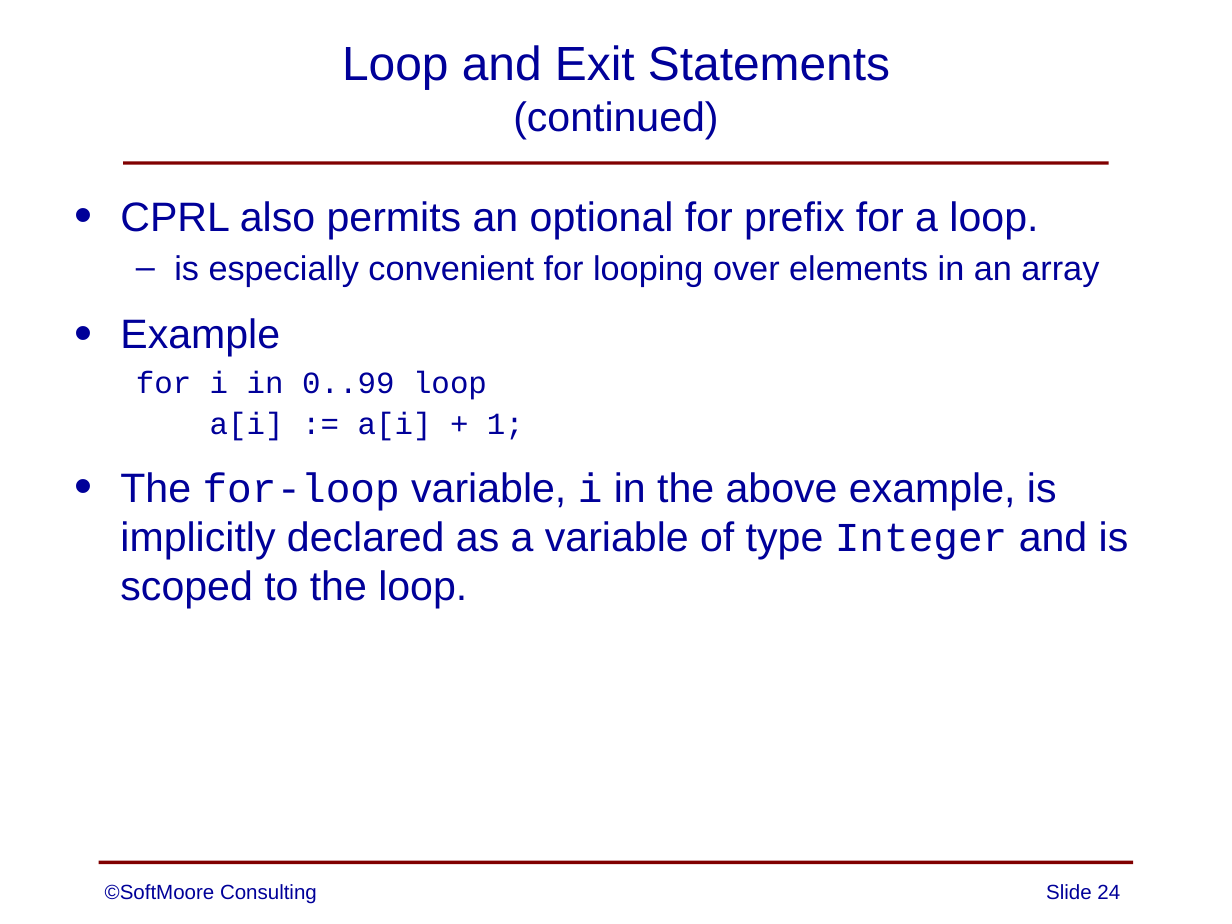
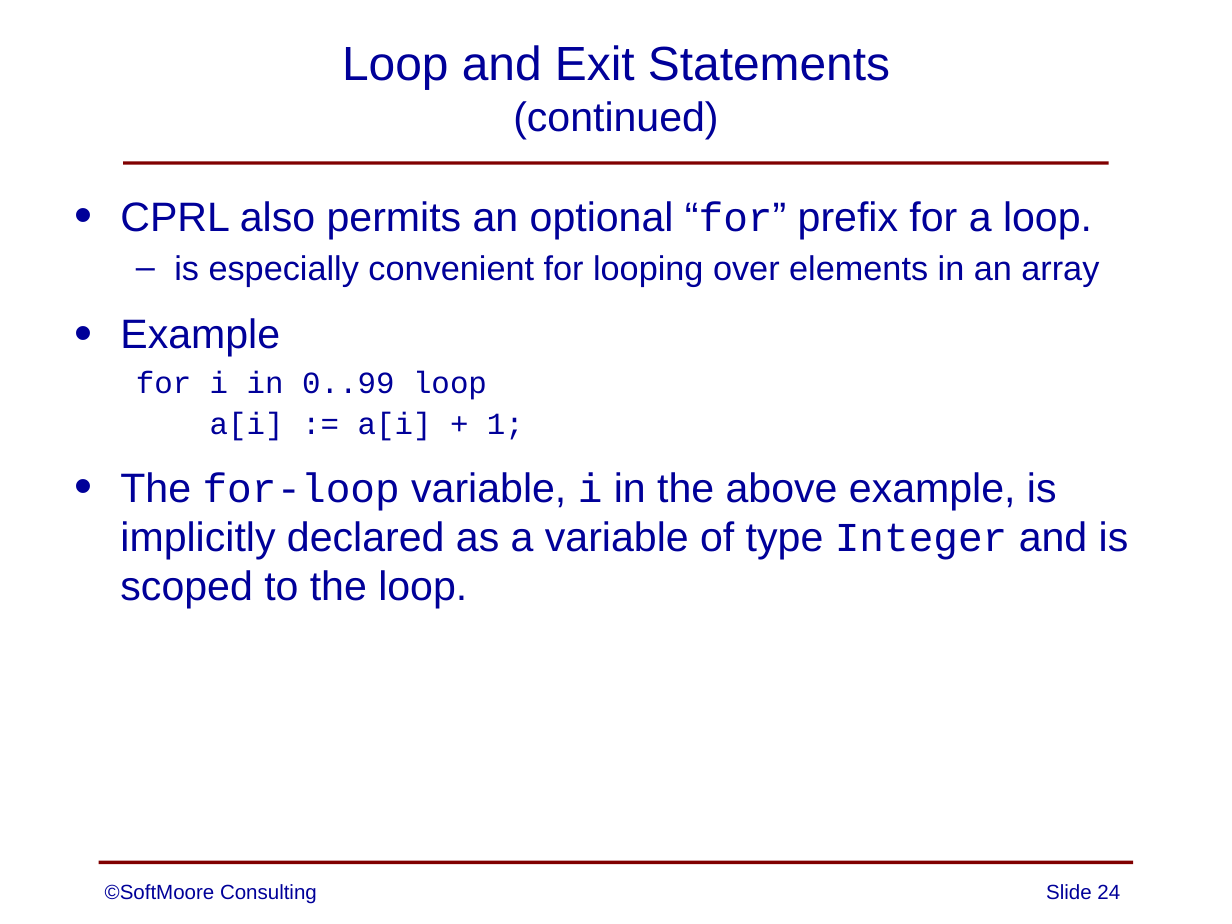
Before and after one commit to SoftMoore/CPRL-Java-4th, a slide deck: slide 24 of PowerPoints/04 - Definition of CPRL.pptx. Drawn at 1232x924 pixels with LibreOffice and Linux fonts; fonts in the diff are those of the drawing. Boxes give left, top, right and bottom in pixels: in the first picture for what was removed or moved away, otherwise in the second. Text is boxed around its words. In the diff, an @@ line names an element or a change of style, - is before the commit and + after.

```diff
--- a/PowerPoints/04 - Definition of CPRL.pptx
+++ b/PowerPoints/04 - Definition of CPRL.pptx
@@ text at [120,201,1092,239]: text changed @@
-• CPRL also permits an optional for prefix for a loop.
+• CPRL also permits an optional “for” prefix for a loop.
```
Also in this commit, not shown: 1 other file.
